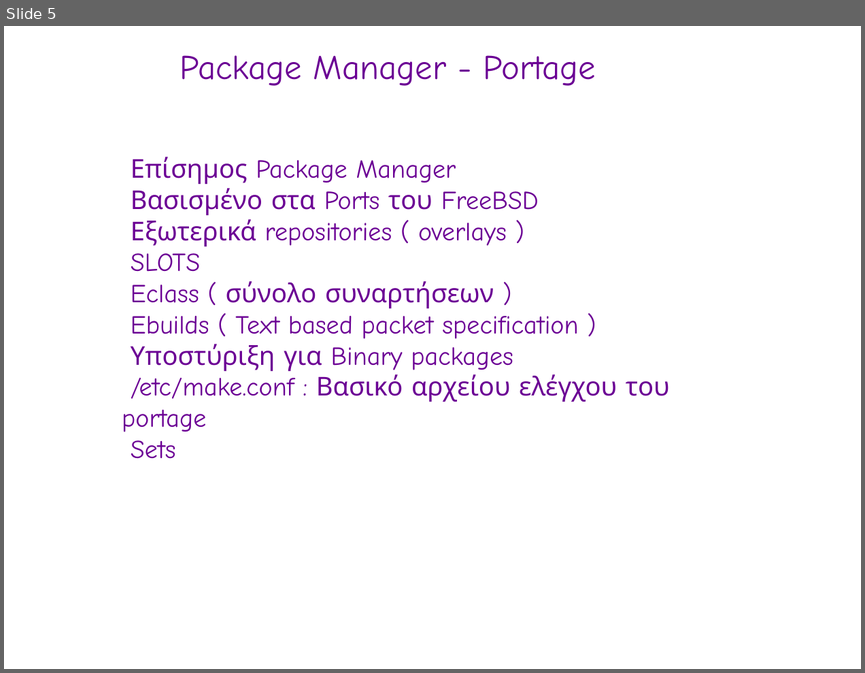
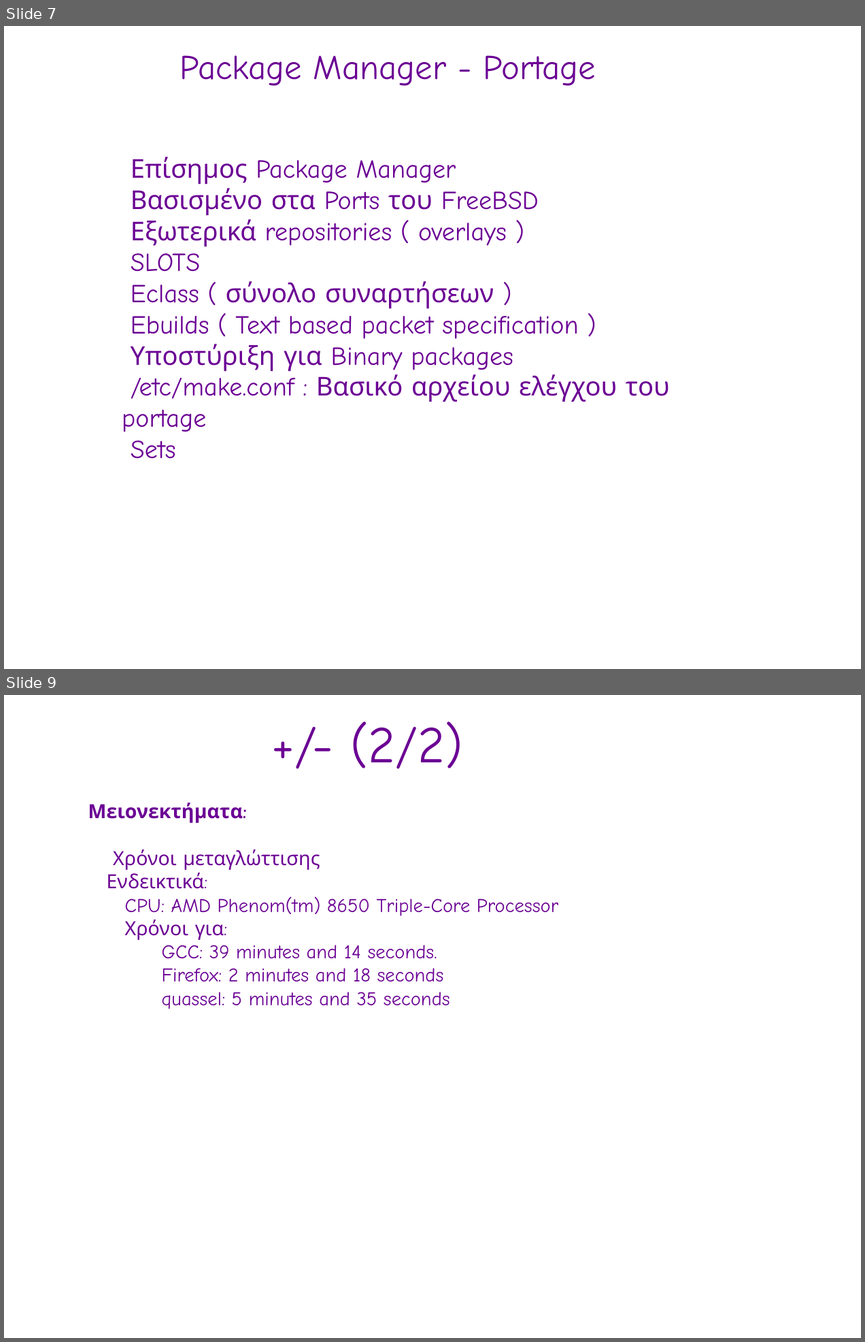
Before and after one commit to gentoo-el/presentations, a slide deck: fosscom-2010_pres.odp. Shown one above the other, each under a label of ours: slide 5 before the commit, slides 7 and 9 after it; the slides between them are not shown. The pictures are 865x673 and 865x1342 pixels, drawn with LibreOffice and Linux fonts; fonts in the diff are those of the drawing; background and template pictures are left out. Boxes give left, top, right and bottom in pixels: in the first picture for what was removed or moved away, otherwise in the second. Text is boxed around its words. In the diff, an @@ line names an element or a change of style, - is before the commit and + after.

```diff
--- a/fosscom-2010_pres.odp
+++ b/fosscom-2010_pres.odp
@@ slide 9 added at (4,695,861,1338), background picture (left out) @@
@@ text added at (350,722,463,769), 48 pt, text #6B0094 @@
++/- (2/2)
@@ text added at (88,802,558,1009), 18 pt, text #6B0094 @@
+Μειονεκτήματα:
+● Χρόνοι μεταγλώττισης
+● Ενδεικτικά:
+  ● CPU: AMD Phenom(tm) 8650 Triple-Core Processor
+  ● Χρόνοι για:
+      ● GCC: 39 minutes and 14 seconds.
+      ● Firefox: 2 minutes and 18 seconds
+      ● quassel: 5 minutes and 35 seconds
@@ what was slide 5 is now slide 7 @@
```
Also in this commit, not shown: 3 slides changed, 5 other slides added.
